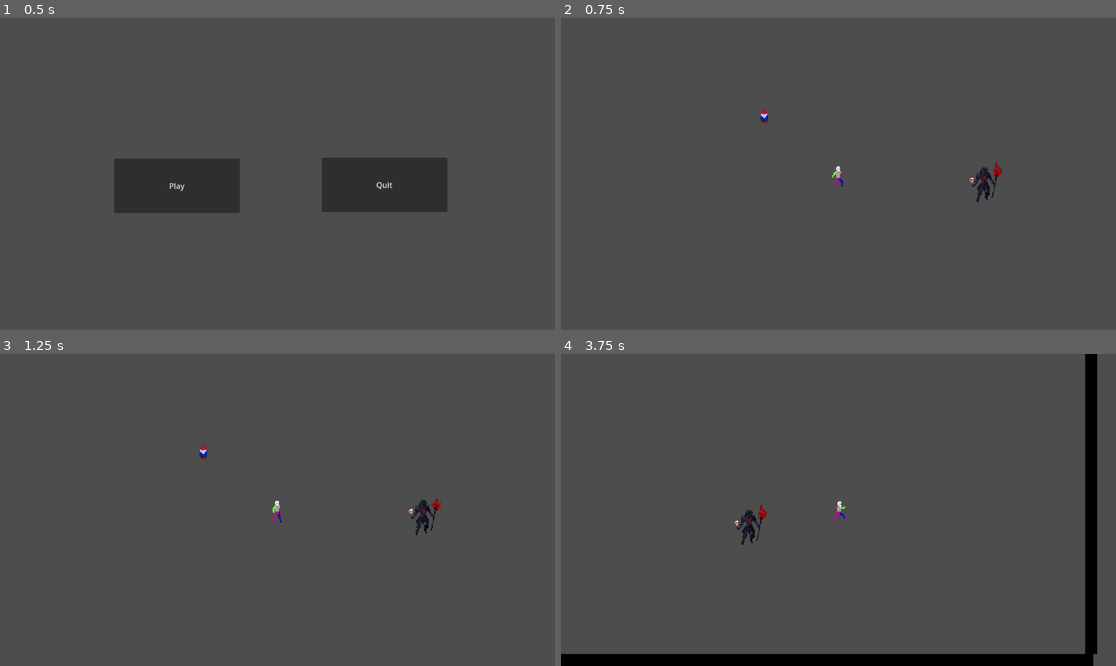
Above: before the commit, frames 1-4 (two rows, left to right).
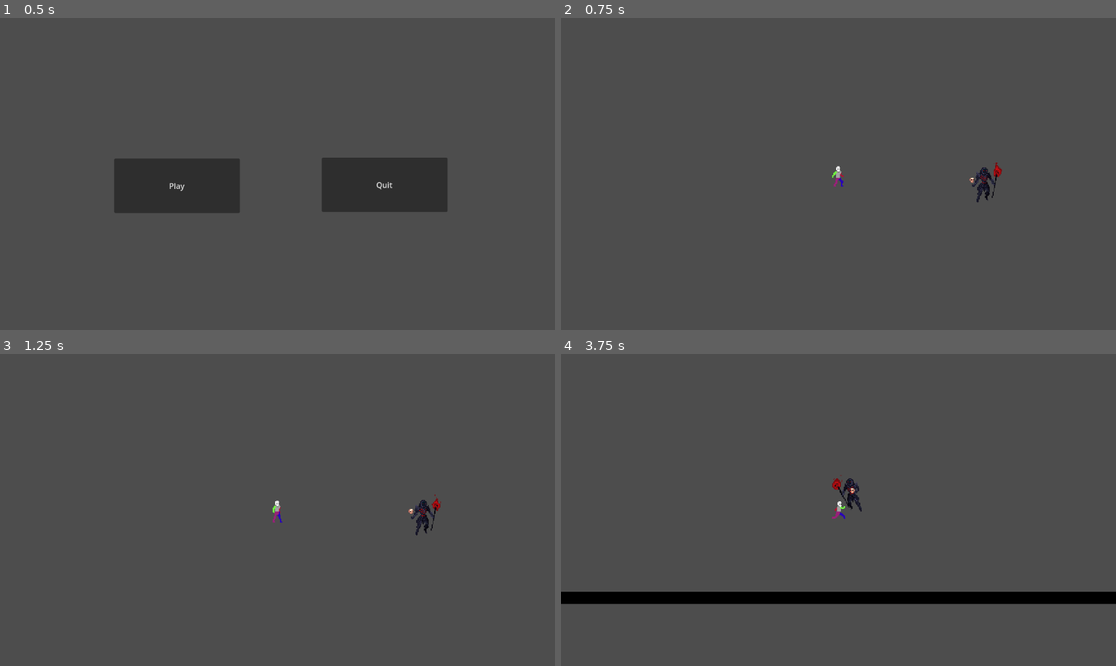
Above: after the commit, the same moments.

Repository: bburciaga/giggle-gauntlet
Game: Godot game, scene res://menus/title/Title.tscn
Two runs of this game, one before a commit and one after it. Both use one fixed random seed, a clock stepped at 60 frames per second and the inputs below.
Inputs:
- Up to frame 1 (0.5 s): no input
- Up to frame 2 (0.75 s): click "Play" at 0.5 s
- Up to frame 3 (1.25 s): no input
- Up to frame 4 (3.75 s): hold D (move_right) 1.28-2.03 s; hold S (move_down) 2.03-2.78 s; hold D (move_right) 2.78-3.53 s; hold W (move_up) from 3.53 s (still down)

Frame 1 is identical in both runs. In frame 2, less than 0.1% of the frame differs, in the area x 35-38%, y 29-34%; in frame 3, less than 0.1%; in frame 4, 10%, in the area x 0-100%, y 0-100%.

Commit message:
Revert "Add gnome melee weapon collectible"

Diff:
--- a/entities/collectables/Gnome.gd
+++ /dev/null
@@ -1,6 +0,0 @@
-extends Area2D
-
-func _on_body_entered(body):
-	if body.name == "Player":
-		body.activate_gnome_weapon()
-		queue_free()
--- a/entities/collectables/Gnome.tscn
+++ /dev/null
@@ -1,56 +0,0 @@
-[gd_scene load_steps=8 format=3 uid="uid://cky8ealxjj3gr"]
-
-[ext_resource type="Script" path="res://entities/collectables/Gnome.gd" id="1_2i82n"]
-[ext_resource type="Texture2D" uid="uid://bv4cb0drdtkxy" path="res://entities/assets/sprites/player/weapons/gnome.png" id="2_t4wu4"]
-
-[sub_resource type="CircleShape2D" id="CircleShape2D_tt4f5"]
-radius = 9.0
-
-[sub_resource type="AtlasTexture" id="AtlasTexture_meet4"]
-atlas = ExtResource("2_t4wu4")
-region = Rect2(0, 0, 32, 32)
-
-[sub_resource type="AtlasTexture" id="AtlasTexture_u7k2x"]
-atlas = ExtResource("2_t4wu4")
-region = Rect2(0, 32, 32, 32)
-
-[sub_resource type="AtlasTexture" id="AtlasTexture_6v2ps"]
-atlas = ExtResource("2_t4wu4")
-region = Rect2(0, 64, 32, 32)
-
-[sub_resource type="SpriteFrames" id="SpriteFrames_mqeuh"]
-animations = [{
-"frames": [],
-"loop": true,
-"name": &"default",
-"speed": 5.0
-}, {
-"frames": [{
-"duration": 1.0,
-"texture": SubResource("AtlasTexture_meet4")
-}, {
-"duration": 1.0,
-"texture": SubResource("AtlasTexture_u7k2x")
-}, {
-"duration": 1.0,
-"texture": SubResource("AtlasTexture_6v2ps")
-}],
-"loop": true,
-"name": &"rotate",
-"speed": 5.0
-}]
-
-[node name="Gnome" type="Area2D"]
-script = ExtResource("1_2i82n")
-
-[node name="CollisionShape2D" type="CollisionShape2D" parent="."]
-shape = SubResource("CircleShape2D_tt4f5")
-
-[node name="AnimatedSprite2D" type="AnimatedSprite2D" parent="."]
-scale = Vector2(0.578125, 0.578125)
-sprite_frames = SubResource("SpriteFrames_mqeuh")
-animation = &"rotate"
-frame = 2
-frame_progress = 0.0731755
-
-[connection signal="body_entered" from="." to="." method="_on_body_entered"]
--- a/entities/enemies/Necromancer.gd
+++ b/entities/enemies/Necromancer.gd
@@ -3,20 +3,16 @@
 @onready var anim = get_node("AnimatedSprite2D")
 
 var player
-var SPEED = 150
+var SPEED = 300
 var chase = false
-var health = 3
 
 func _physics_process(delta):
-	player = get_node("../Player")
-	var direction = (player.global_position - self.global_position).normalized()
-
 	if chase == true:
+		var direction = (player.global_position - self.global_position).normalized()
 		velocity = direction * SPEED
 
 		if direction.length() > 0:
-			if anim.animation != "Death" and anim.animation != "Hurt":
-				anim.play("Run")
+			anim.play("Run")
 			anim.flip_h = direction.x < 0
 		else:
 			anim.play("Idle")
@@ -26,24 +22,6 @@
 
 func _on_player_detection_body_entered(body):
 	if body.name == "Player":
+		player = get_node("../Player")
 		#player = body
 		chase = true;
-
-func take_damage():
-	if anim.animation != "Hurt":
-		health -= 1
-
-	if health > 0:
-		anim.play("Hurt")
-		await anim.animation_finished
-		anim.animation = "Idle"
-	else:
-		anim.play("Death")
-		await anim.animation_finished
-		self.queue_free()
-
-#func _on_enemy_death_body_entered(body):
-	#if body.name == "Player":
-		#anim.play("Death")
-		#await anim.animation_finished
-		#self.queue_free()
--- a/entities/enemies/Necromancer.tscn
+++ b/entities/enemies/Necromancer.tscn
@@ -273,7 +273,7 @@
 "duration": 1.0,
 "texture": SubResource("AtlasTexture_yngeb")
 }],
-"loop": false,
+"loop": true,
 "name": &"Death",
 "speed": 5.0
 }, {
@@ -293,7 +293,7 @@
 "duration": 1.0,
 "texture": SubResource("AtlasTexture_rqpcv")
 }],
-"loop": false,
+"loop": true,
 "name": &"Hurt",
 "speed": 5.0
 }, {
@@ -358,9 +358,6 @@
 
 [sub_resource type="CircleShape2D" id="CircleShape2D_j8q2c"]
 radius = 154.434
-
-[sub_resource type="RectangleShape2D" id="RectangleShape2D_iar3v"]
-size = Vector2(22, 52)
 
 [node name="CharacterBody2D" type="CharacterBody2D"]
 script = ExtResource("1_qagpp")
@@ -372,20 +369,12 @@
 [node name="AnimatedSprite2D" type="AnimatedSprite2D" parent="."]
 position = Vector2(-1, -20)
 sprite_frames = SubResource("SpriteFrames_hpofi")
-animation = &"Hurt"
+animation = &"Idle"
 
 [node name="PlayerDetection" type="Area2D" parent="."]
-visible = false
 
 [node name="CollisionShape2D" type="CollisionShape2D" parent="PlayerDetection"]
 shape = SubResource("CircleShape2D_j8q2c")
 
-[node name="EnemyDeath" type="Area2D" parent="."]
-
-[node name="CollisionShape2D" type="CollisionShape2D" parent="EnemyDeath"]
-position = Vector2(0, 8)
-shape = SubResource("RectangleShape2D_iar3v")
-
 [connection signal="area_entered" from="PlayerDetection" to="." method="_on_player_detection_area_entered"]
 [connection signal="body_entered" from="PlayerDetection" to="." method="_on_player_detection_body_entered"]
-[connection signal="body_entered" from="EnemyDeath" to="." method="_on_enemy_death_body_entered"]
--- a/entities/player/Player.gd
+++ b/entities/player/Player.gd
@@ -1,19 +1,10 @@
 extends CharacterBody2D
 
-enum WeaponState {
-	INACTIVE,
-	GNOME
-}
-
 @onready var anim = get_node("AnimatedSprite2D")
-@onready var gnomeWeapon = get_node("GnomeWeapon")
 
 var SPEED = 300
-var enemy
-var weaponState = WeaponState.INACTIVE
 
 func _physics_process(delta):
-	enemy = get_node("../Necromancer")
 	var direction = Input.get_vector(
 		"move_left",
 		"move_right",
@@ -29,10 +20,3 @@
 		anim.play("Idle")
 
 	move_and_slide()
-
-func _on_gnome_hit_area_entered(area):
-	enemy.take_damage()
-
-func activate_gnome_weapon():
-	weaponState = WeaponState.GNOME
-	gnomeWeapon.visible = true
--- a/entities/player/Player.tscn
+++ b/entities/player/Player.tscn
@@ -1,10 +1,9 @@
-[gd_scene load_steps=27 format=3 uid="uid://clhmrsqbyjwkw"]
+[gd_scene load_steps=23 format=3 uid="uid://clhmrsqbyjwkw"]
 
 [ext_resource type="Script" path="res://entities/player/Player.gd" id="1_1ufj7"]
 [ext_resource type="Texture2D" uid="uid://btc3chabdpnlc" path="res://entities/assets/sprites/player/Full/Generic_Man_Idle.png" id="1_vk2q6"]
 [ext_resource type="Texture2D" uid="uid://cp5aloci2bgox" path="res://entities/assets/sprites/player/Full/Generic_Man_Jump.png" id="3_4o4i5"]
 [ext_resource type="Texture2D" uid="uid://sl1fcetbeoxw" path="res://entities/assets/sprites/player/Full/Generic_Man_Run.png" id="4_rg3f8"]
-[ext_resource type="Texture2D" uid="uid://bv4cb0drdtkxy" path="res://entities/assets/sprites/player/weapons/gnome.png" id="5_bql51"]
 
 [sub_resource type="CapsuleShape2D" id="CapsuleShape2D_a22av"]
 
@@ -138,24 +137,6 @@
 "speed": 5.0
 }]
 
-[sub_resource type="AtlasTexture" id="AtlasTexture_x4x14"]
-atlas = ExtResource("5_bql51")
-region = Rect2(0, 32, 32, 32)
-
-[sub_resource type="SpriteFrames" id="SpriteFrames_xgvxm"]
-animations = [{
-"frames": [{
-"duration": 1.0,
-"texture": SubResource("AtlasTexture_x4x14")
-}],
-"loop": true,
-"name": &"default",
-"speed": 5.0
-}]
-
-[sub_resource type="RectangleShape2D" id="RectangleShape2D_deawc"]
-size = Vector2(20, 31.803)
-
 [node name="CharacterBody2D" type="CharacterBody2D"]
 script = ExtResource("1_1ufj7")
 
@@ -164,22 +145,7 @@
 
 [node name="AnimatedSprite2D" type="AnimatedSprite2D" parent="."]
 sprite_frames = SubResource("SpriteFrames_n4i0c")
-animation = &"Idle"
+animation = &"Run"
 
 [node name="Camera2D" type="Camera2D" parent="."]
 zoom = Vector2(1.6, 1.6)
-
-[node name="GnomeWeapon" type="AnimatedSprite2D" parent="."]
-visible = false
-position = Vector2(17.5234, -4.52342)
-rotation = 0.785398
-scale = Vector2(0.35329, 0.933827)
-sprite_frames = SubResource("SpriteFrames_xgvxm")
-
-[node name="GnomeHit" type="Area2D" parent="GnomeWeapon"]
-
-[node name="CollisionShape2D" type="CollisionShape2D" parent="GnomeWeapon/GnomeHit"]
-position = Vector2(1.90735e-06, 0.0354652)
-shape = SubResource("RectangleShape2D_deawc")
-
-[connection signal="area_entered" from="GnomeWeapon/GnomeHit" to="." method="_on_gnome_hit_area_entered"]
--- a/scenes/gauntlet/gauntlet.tscn
+++ b/scenes/gauntlet/gauntlet.tscn
@@ -1,9 +1,8 @@
-[gd_scene load_steps=7 format=3 uid="uid://chn8cdp6uokws"]
+[gd_scene load_steps=6 format=3 uid="uid://cgy627vpf0i1m"]
 
 [ext_resource type="PackedScene" uid="uid://clhmrsqbyjwkw" path="res://entities/player/Player.tscn" id="1_f056i"]
 [ext_resource type="Script" path="res://scenes/gauntlet/Gauntlet.gd" id="1_wum8g"]
 [ext_resource type="PackedScene" uid="uid://bxwov4sfh600f" path="res://entities/enemies/Necromancer.tscn" id="2_6dfya"]
-[ext_resource type="PackedScene" uid="uid://cky8ealxjj3gr" path="res://entities/collectables/Gnome.tscn" id="4_futek"]
 
 [sub_resource type="RectangleShape2D" id="RectangleShape2D_tanib"]
 size = Vector2(1171, 15)
@@ -35,8 +34,5 @@
 position = Vector2(1156, -0.5)
 shape = SubResource("RectangleShape2D_sdfqw")
 
-[node name="Necromancer" parent="." instance=ExtResource("2_6dfya")]
+[node name="CharacterBody2D2" parent="." instance=ExtResource("2_6dfya")]
 position = Vector2(678, 304)
-
-[node name="Gnome" parent="." instance=ExtResource("4_futek")]
-position = Vector2(393, 223)
Binary file removed: entities/assets/sprites/player/weapons/gnome.png
Not shown, removed: entities/assets/sprites/player/weapons/gnome.png.import
Not shown: 1 places in entities/enemies/Necromancer.tscn that only renumber resources
